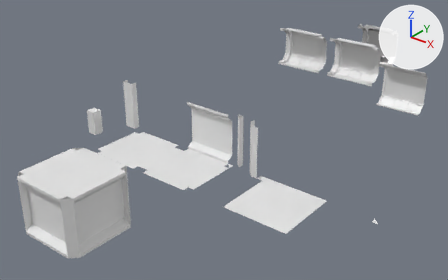
The Blender file Art/Models/Level/LevelParts.blend as it was, and as the next commit left it.
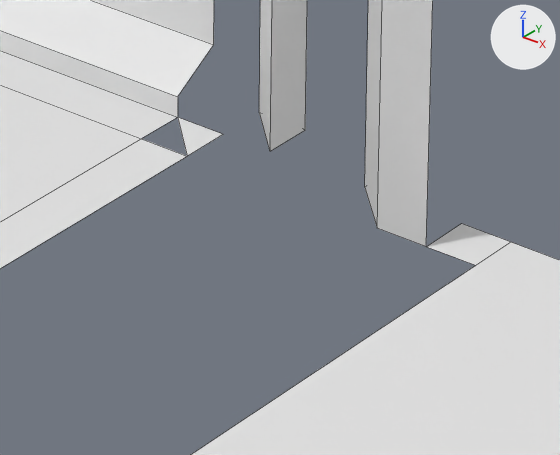
The first picture shows the older version from a 50 mm lens placed at (27.5, -29.9, 21.9), pointed at (-1.0, 5.8, -0.2). The close-ups show the older and then the newer version on the part from 46% to 61% of the width and 54% to 72% of the height of that picture. Only the edits that show in the close-ups are written down. Every picture has the same lights, and +X, +Y and +Z are marked at upper right. The close-ups show mesh edges as thin lines.

In view in the first close-up: 'Floor', 'Floor.001', 'FloorCornerSquare', 'FloorCornerTriangle1', 'Wall', 'WallPillarInner', 'WallPillarOuter'.
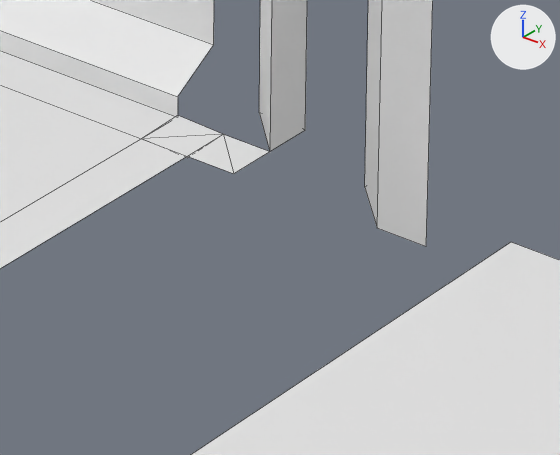
What differs and where, as boxes (x1, y1, x2, y2) in the close-ups (560 x 455 px):
```json
{"object": "FloorCornerSquare", "change": "reshaped, moved", "before": [426, 224, 510, 265], "after": [142, 115, 223, 158]}
{"object": "FloorCornerTriangle1", "change": "moved", "before": [178, 118, 223, 156], "after": [224, 135, 269, 173]}
{"object": "FloorCornerTriangle0", "change": "moved", "after": [188, 134, 234, 174], "on screen": "not visible before"}
```

Edits to the scene script, one JSON object a line:
```json
{"block": "me_floorcornersquare", "where": "# used by ob_floorcornersquare; location = (3.0, 0.0, 2.0)"}
{"block": "me_floorcornersquare", "where": "# verts and faces of me_floorcornersquare; kept vertices keep their numbers, new ones are numbered from 5"}
{"block": "me_floorcornersquare", "where": "# before: 0 (2.0, 2.0, -2.0) at pixel (426, 246), 1 (2.0, 2.5, -2.0) at pixel (461, 223), 2 (2.5, 2.0, -2.0) at pixel (475, 265), 3 (2.5, 2.0, -2.0) at pixel (475, 265), 4 (2.5, 2.5, -2.0) at pixel (511, 241)"}
{"op": "remove", "block": "me_floorcornersquare", "code": "me_floorcornersquare.from_pydata(...)  # 5 vertices, 1 face, 1 loose edge; spans x 2.0..2.5, y 2.0..2.5, z -2.0"}
{"op": "add", "block": "me_floorcornersquare", "code": "me_floorcornersquare.from_pydata(...)  # 4 vertices, 2 faces; spans x 2.0..2.5, y 2.0..2.5, z -2.02..-1.98"}
{"block": "me_floorcornersquare", "change": "me_floorcornersquare part 1"}
{"op": "add", "block": "me_floorcornersquare", "code": "delete_vertices([1, 2, 3])  # with the faces that use them"}
{"op": "add", "block": "me_floorcornersquare", "code": "verts[5] = (2.5, 2.0, -2.02)  # pixel (187, 158)"}
{"op": "add", "block": "me_floorcornersquare", "code": "verts[6] = (2.0, 2.5, -1.98)  # pixel (177, 115)"}
{"op": "add", "block": "me_floorcornersquare", "code": "faces += [(0, 5, 4), (0, 4, 6)]"}
{"op": "set", "path": "ob_floorcornersquare.location", "old": "(3.0, 0.0, 2.0)", "new": "(0.0, 0.0, 2.0)"}
{"op": "set", "path": "ob_floorcornertriangle0.location", "old": "(12.0, 0.0, 2.0)", "new": "(0.5, 0.0, 2.0)"}
{"op": "set", "path": "ob_floorcornertriangle1.location", "old": "(0.0, 0.0, 2.0)", "new": "(0.5, 0.0, 2.0)"}
```
